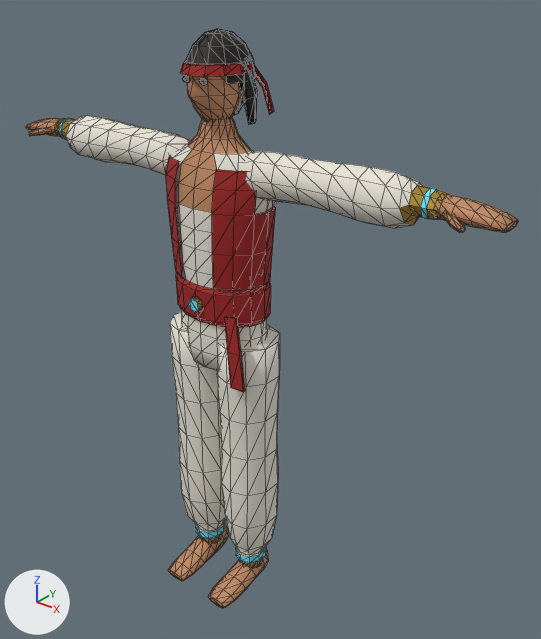
Before and after pictures for a commit that changed the glTF model public/models/prince.glb.
The view is the same before and after, from a 50 mm camera at (1.452, -1.578, 2.045) aimed at (0.08, 0.138, 0.981). Lighting does not change. The marker at lower left points along +X, +Y and +Z. The older version comes first. Mesh edges are drawn as thin lines. Vertices at exactly the same position are counted once.

Script lines for the objects in view, before the commit:
```python
mat_prince_glow = principled_material('Prince_Glow')
mat_prince_glow.base_color = (0.159, 0.807, 1.0)  # cyan #6fe8ff
mat_prince_glow.roughness = 0.3
me_prince = bpy.data.meshes.new('Prince')
me_prince.from_pydata(...)  # 1305 vertices, 2412 faces; spans x -0.88..0.88, y -0.19..0.19, z 0.0..1.87
# faces by material slot: [770, 942, 256, 154, 78, 140, 72]
me_prince.materials.append(mat_prince_skin)  # orange #c08a62
me_prince.materials.append(mat_prince_cloth)  # white #e9e4d8
me_prince.materials.append(mat_prince_skirt)  # red #a3201f
me_prince.materials.append(mat_prince_metal)  # orange #c9a24a
me_prince.materials.append(mat_prince_glow)  # cyan #6fe8ff
me_prince.materials.append(mat_prince_hair)  # black #17110f
me_prince.materials.append(mat_prince_eyes)  # black #2b1a14
ob_prince = bpy.data.objects.new('Prince', me_prince)
ob_prince.location = (0.0, 0.0, 0.0)
```
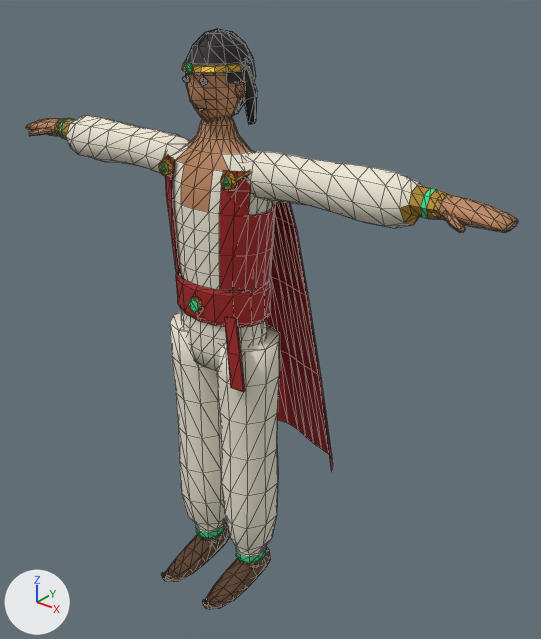
Boxes [x1, y1, x2, y2] around the edits, measured in the pictures (541 x 639 px; the box of a moved part takes in the faces that stretch with it):
'Prince', recoloured, reshaped
    before: [25, 28, 519, 608]
    after: [25, 28, 519, 609]
part 1 of me_prince, added
    after: [235, 82, 245, 99]
part 2 of me_prince, added
    after: [220, 172, 237, 191]
part 3 of me_prince, added
    after: [158, 158, 174, 176]
part 4 of me_prince, added
    after: [185, 62, 193, 74]
part 5 of me_prince, moved or reshaped (not visible afterwards)
    before: [254, 64, 274, 114]
part 6 of me_prince, added (red)
    after: [252, 150, 333, 471]
part 7 of me_prince, moved or reshaped
    before: [166, 46, 276, 371]
    after: [160, 46, 276, 371]
part 8 of me_prince, moved or reshaped
    before: [168, 525, 269, 608]
    after: [161, 523, 271, 609]
part 9 of me_prince, recoloured
    both: [177, 528, 267, 601]
part 10 of me_prince, recoloured
    both: [176, 147, 192, 162]

What changed in the scene script:
```text
Change mat_prince_glow:
    mat_prince_glow.base_color: (0.159, 0.807, 1.0) -> (0.0482, 0.745, 0.275)  # cyan #6fe8ff -> green #3ee08f
Add mat_prince_shoe:
    mat_prince_shoe = principled_material('Prince_Shoe')
    mat_prince_shoe.base_color = (0.102, 0.0437, 0.016)  # brown #5a3b22
    mat_prince_shoe.roughness = 0.7
Change me_prince:
    used by ob_prince; location = (0.0, 0.0, 0.0)
    remove me_prince.from_pydata(...)  # 1305 vertices, 2412 faces; spans x -0.88..0.88, y -0.19..0.19, z 0.0..1.87
    add me_prince.from_pydata(...)  # 1793 vertices, 3280 faces; spans x -0.88..0.88, y -0.25..0.34, z 0.0..1.87
    me_prince part 1: a new loose piece, a UV sphere (6 segments, 5 rings, poles along z) spanning x 0.064..0.085, y -0.007..0.031, z 1.694..1.754, in mat_prince_skin (orange #c08a62)
    me_prince part 2: a new loose piece, a 10-sided cut cone along y (radius 0.022 at the low end, 0.026 at the high end) spanning x 0.094..0.146, y -0.104..-0.088, z 1.47..1.52, in mat_prince_metal (orange #dcb04a)
    me_prince part 3: a new loose piece, a 10-sided cut cone along y (radius 0.022 at the low end, 0.026 at the high end) spanning x -0.146..-0.094, y -0.104..-0.088, z 1.47..1.52, in mat_prince_metal (orange #dcb04a)
    me_prince part 4: a new loose piece, a UV sphere (6 segments, 4 rings, poles along z) spanning x -0.01..0.01, y -0.111..-0.097, z 1.764..1.796, in mat_prince_glow (green #3ee08f)
    me_prince part 5: the loose piece of 12 vertices spanning x 0.02..0.05, y 0.1..0.19, z 1.63..1.79 is multiplied about its middle by the matrix ((0.202, 0.06, -0.195), (-0.203, 0.081, -0.186), (0.016, 0.269, 0.099)), then moved by (0.0, -0.22, 0.06), in mat_prince_hair (black #17110f)
    me_prince part 6: a new loose piece of 102 vertices spanning x -0.3..0.3, y -0.01..0.34, z 0.44..1.53, in mat_prince_skirt (red #a3201f)
    me_prince part 7: 125 vertices moved from x -0.18..0.18, y -0.11..0.1, z 0.88..1.84 to x -0.17..0.17, y -0.11..0.11, z 0.88..1.84; 171 vertices removed from x -0.18..0.18, y -0.11..0.12, z 0.88..1.84; 389 vertices added at x -0.18..0.18, y -0.11..0.12, z 0.88..1.84
    me_prince part 8: 30 vertices moved from x -0.15..0.15, y -0.19..0.03, z 0.0..0.08 to x -0.15..0.15, y -0.2..0.03, z 0.01..0.09; 20 vertices removed from x -0.14..0.14, y -0.19..0.07, z 0.0..0.09; 52 vertices added at x -0.14..0.14, y -0.25..0.07, z 0.0..0.1
    me_prince part 9: 108 faces spanning x -0.16..0.16, y -0.2..0.07, z 0.0..0.12 switch from mat_prince_skin (orange #c08a62) to mat_prince_shoe (brown #5a3b22)
    me_prince part 10: 2 faces spanning x -0.1..-0.03, y -0.08..-0.06, z 1.51..1.55 switch from mat_prince_cloth (white #e9e4d8) to mat_prince_skin (orange #c08a62)
    other edits to the shape of me_prince do not show in these pictures
```
